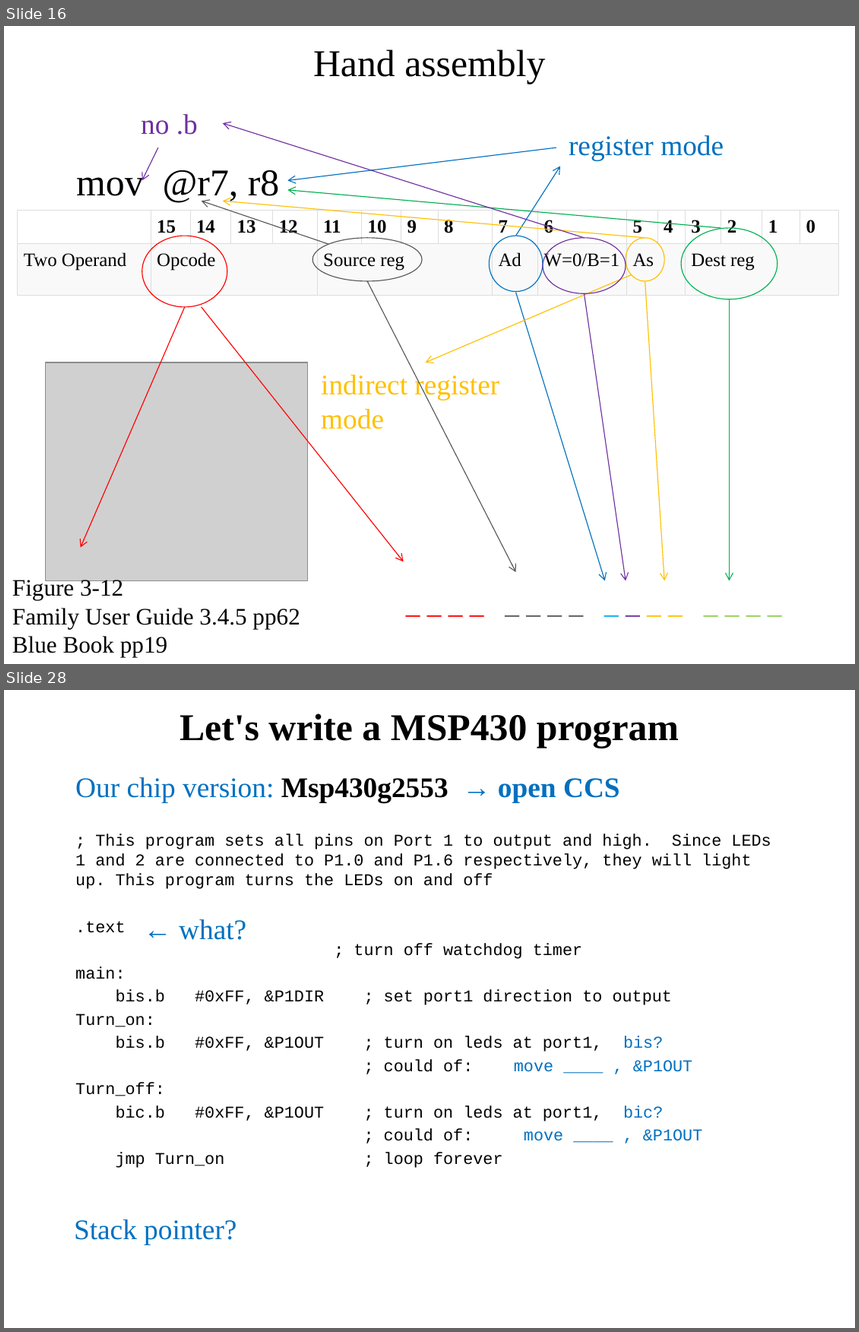
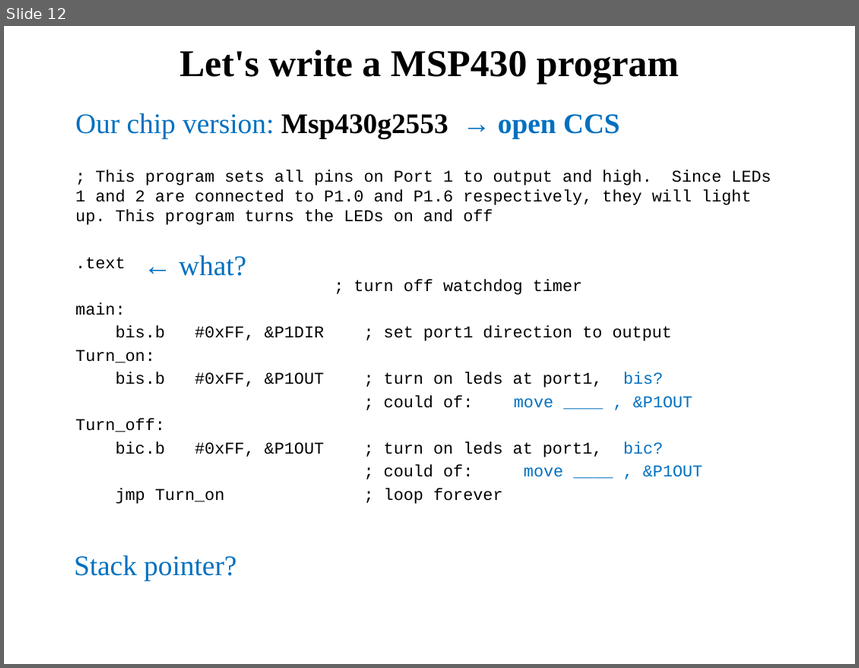
Before and after one commit to pw4rn3r/ECE382, a slide deck: notes/L4/Lsn4.pptx. Shown one above the other, each under a label of ours: slides 16 and 28 before the commit, slide 12 after it; the slides between them are not shown. The pictures are 859x1332 and 859x668 pixels, drawn with LibreOffice and Linux fonts; fonts in the diff are those of the drawing; grey boxes stand for pictures. Boxes give left, top, right and bottom in pixels: in the first picture for what was removed or moved away, otherwise in the second. Text is boxed around its words. In the diff, an @@ line names an element or a change of style, - is before the commit and + after.

```diff
--- a/notes/L4/Lsn4.pptx
+++ b/notes/L4/Lsn4.pptx
@@ slide 16 removed at (4,26,855,664), background #FFFFFF @@
@@ title removed at (313,50,545,84) @@
-Hand assembly
@@ group removed at (141,114,626,581): 3 arrows, 1 text, 1 ellipse @@
-no .b
@@ group removed at (287,135,724,581): 3 arrows, 1 text, 1 ellipse @@
-register mode
@@ text removed at (76,170,279,203) @@
-mov @r7, r8
@@ arrow removed from (329, 244) to (202, 202) @@
@@ arrow removed from (721, 227) to (287, 190) @@
@@ table removed at (18,210,837,297), 2 rows, 17 columns @@
- | 15 | 14 | 13 | 12 | 11 | 10 | 9 | 8 | 7 | 6 | 5 | 4 | 3 | 2 | 1 | 0
-Two Operand | Opcode |  |  |  | Source reg |  |  |  | Ad | W=0/B=1 | As |  | Dest reg |  |  | 
@@ ellipse removed at (682,227,778,300) @@
@@ ellipse removed at (142,236,227,307) @@
@@ ellipse removed at (313,238,422,281) @@
@@ group removed at (223,202,664,581): 3 arrows, 1 text, 1 ellipse @@
-indirect register mode
@@ arrow removed from (367, 281) to (515, 572) @@
@@ arrow removed from (184, 307) to (81, 548) @@
@@ arrow removed from (202, 307) to (403, 563) @@
@@ arrow removed from (729, 300) to (729, 581) @@
@@ picture removed at (46,363,308,582) @@
@@ text removed at (12,578,300,658) @@
-Figure 3-12
-Family User Guide 3.4.5 pp62
-Blue Book pp19
@@ text removed at (397,581,836,623) @@
-_ _ _ _ _ _ _ _ _ _ _ _ _ _ _ _
@@ what was slide 28 is now slide 12 @@
```
Also in this commit, not shown: 15 slides changed, 10 slides added, 17 other slides removed, 1 other file.
